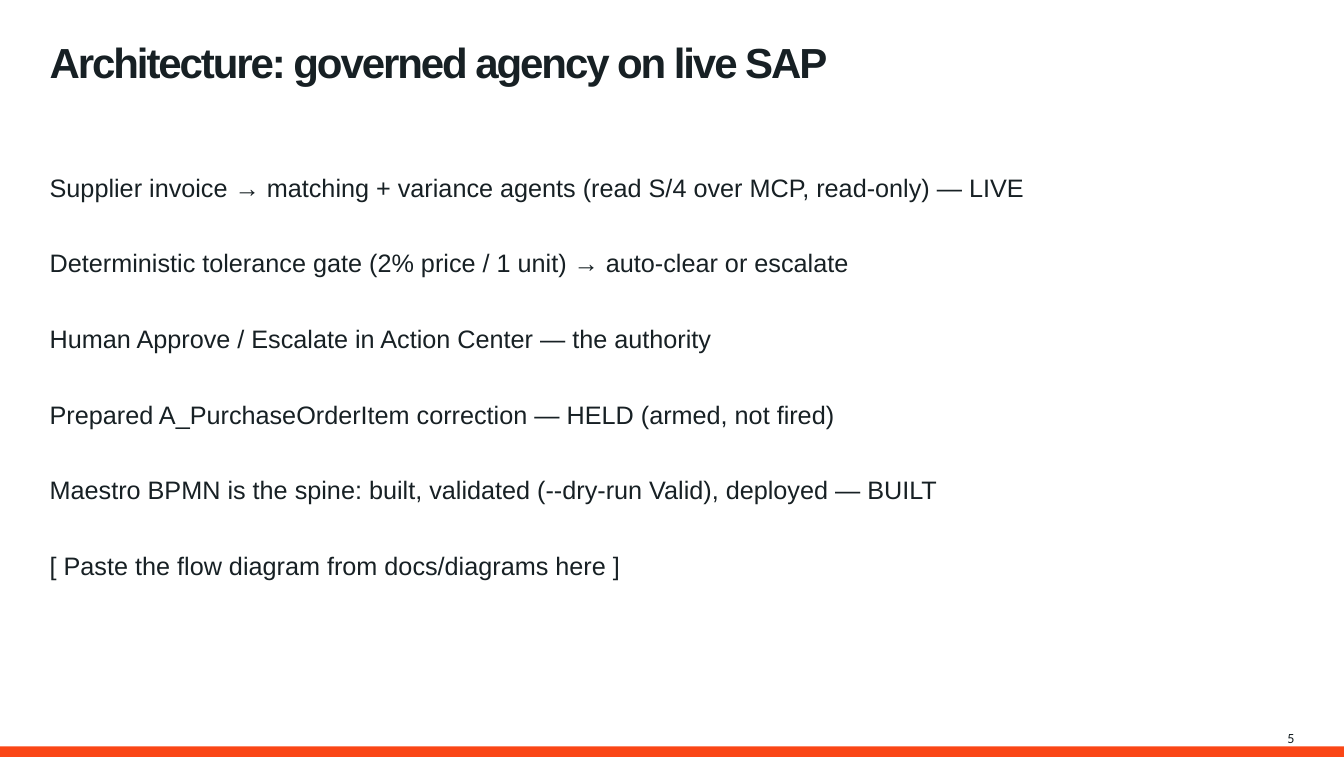
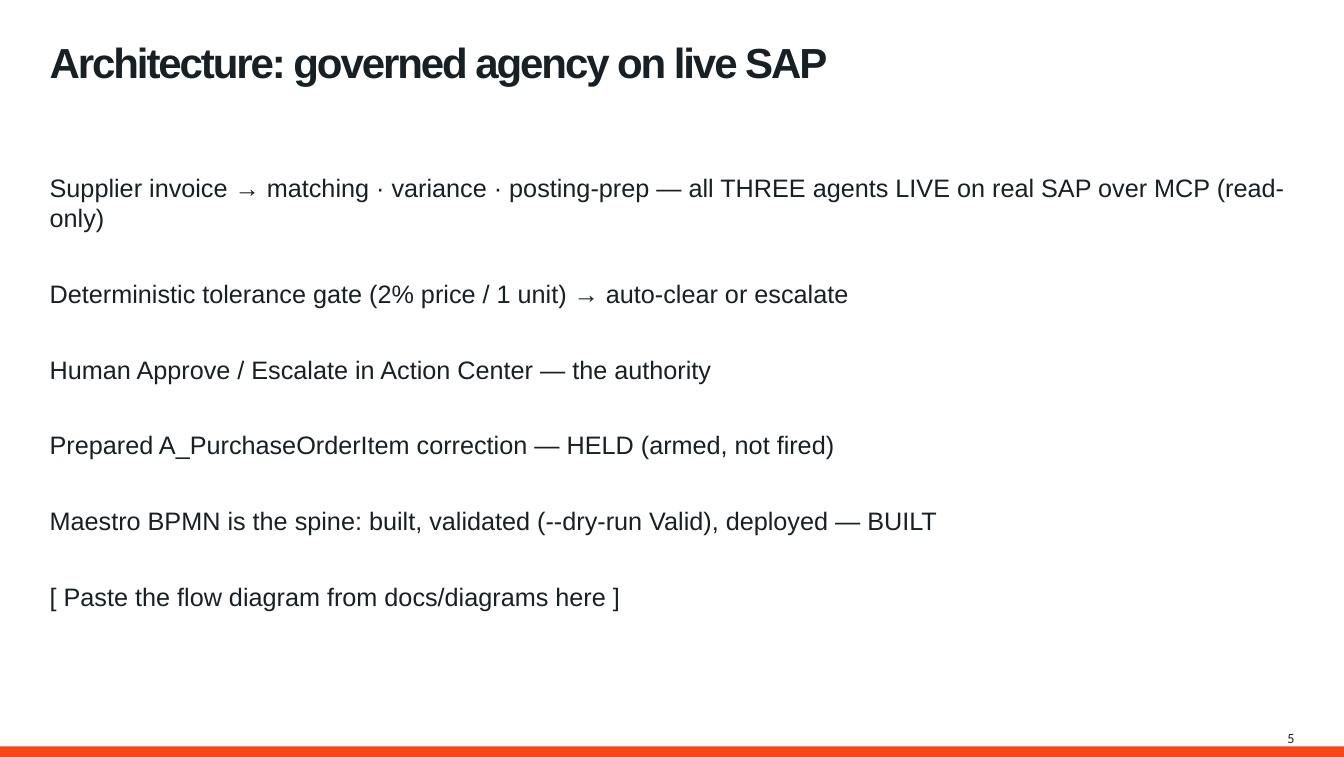
Before and after one commit to vigneshbarani24/exchange-recon-cockpit, a slide deck: slide 5 of finale/AgentHack-2026-Workforce-to-Workflow.pptx. Drawn at 1344x757 pixels with LibreOffice and Linux fonts; fonts in the diff are those of the drawing; background and template pictures are left out. Boxes give left, top, right and bottom in pixels: in the first picture for what was removed or moved away, otherwise in the second. Text is boxed around its words. In the diff, an @@ line names an element or a change of style, - is before the commit and + after.

```diff
--- a/finale/AgentHack-2026-Workforce-to-Workflow.pptx
+++ b/finale/AgentHack-2026-Workforce-to-Workflow.pptx
@@ text at [50, 178, 1284, 233]: text changed @@
-Supplier invoice → matching + variance agents (read S/4 over MCP, read-only) — LIVE
+Supplier invoice → matching · variance · posting-prep — all THREE agents LIVE on real SAP over MCP (read-only)
```
Also in this commit, not shown: 6 other files.
